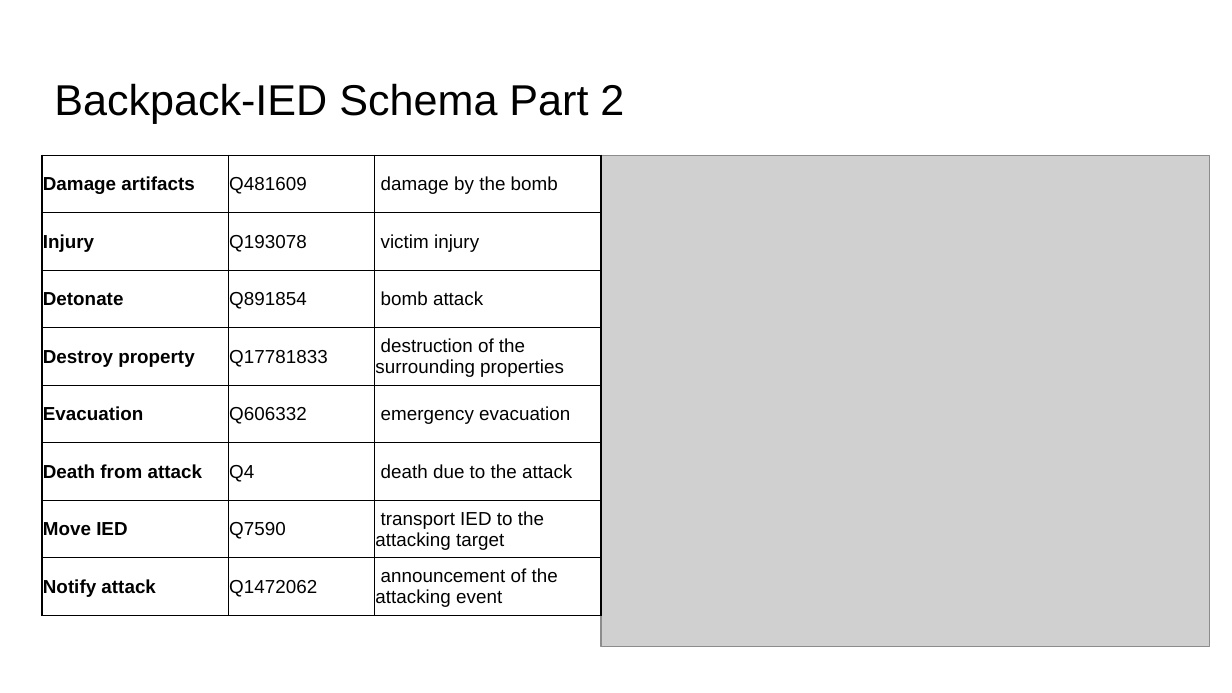
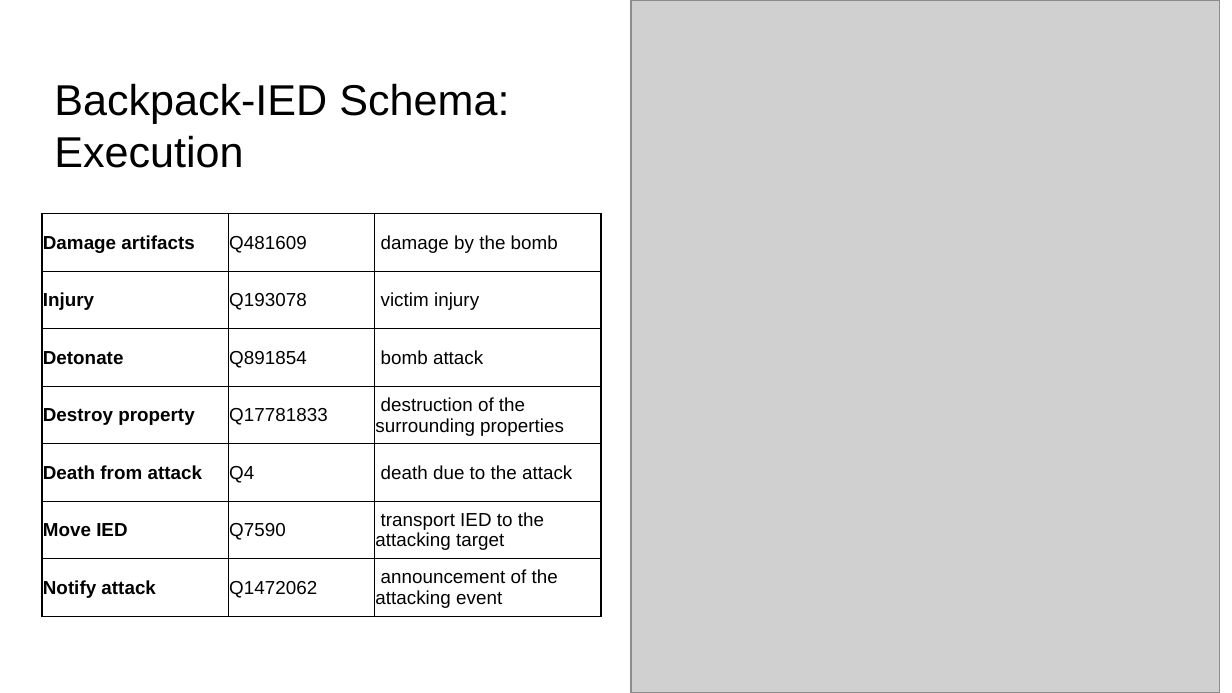
Before and after one commit to RESIN-KAIROS/schemalib, a slide deck: slide 3 of hrf/ied.pptx (slide 8 before the commit). Drawn at 1232x693 pixels with LibreOffice and Linux fonts; fonts in the diff are those of the drawing; grey boxes stand for pictures. Boxes give left, top, right and bottom in pixels: in the first picture for what was removed or moved away, otherwise in the second. Text is boxed around its words. In the diff, an @@ line names an element or a change of style, - is before the commit and + after.

Commit message:
update backpackIED

```diff
--- a/hrf/ied.pptx
+++ b/hrf/ied.pptx
@@ picture: place and size @@
-picture at (601,155,1210,647)
+picture at (631,0,1220,692)
@@ title at (54,83,509,168): text changed @@
-Backpack-IED Schema Part 2
+Backpack-IED Schema:
+Execution
@@ table at (42,213,601,616) @@
-row 5: Evacuation | Q606332 | emergency evacuation
@@ table: place and size @@
-table at (42,155,601,616)
+table at (42,213,601,616)
```
Also in this commit, not shown: 2 other slides changed, 1 slide added, 3 other files.
